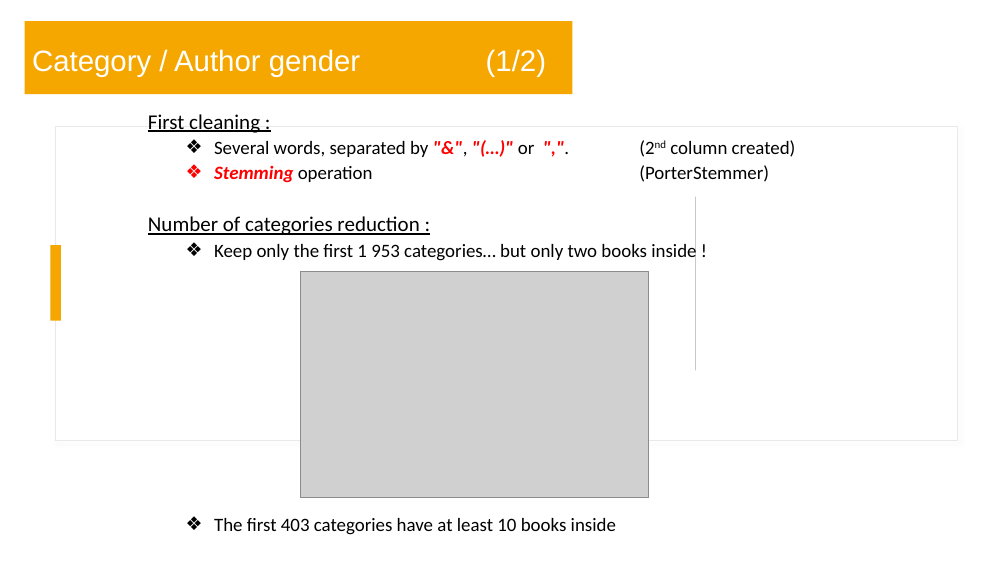
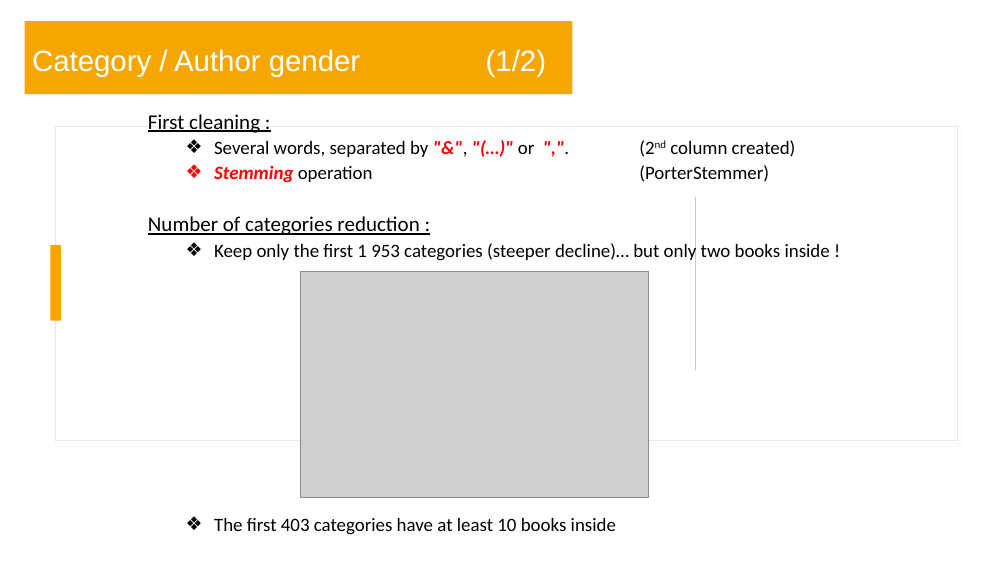
Before and after one commit to ArielNATAF/Books_project, a slide deck: slide 15 of BooksProject.pptx. Drawn at 1008x567 pixels with LibreOffice and Linux fonts; fonts in the diff are those of the drawing; grey boxes stand for pictures. Boxes give left, top, right and bottom in pixels: in the first picture for what was removed or moved away, otherwise in the second. Text is boxed around its words. In the diff, an @@ line names an element or a change of style, - is before the commit and + after.

Commit message:
Presentation pptx v3

```diff
--- a/BooksProject.pptx
+++ b/BooksProject.pptx
@@ text at <box>214,241,830,262</box>: text changed @@
-      ❖ Keep only the first 1 953 categories… but only two books inside !
+      ❖ Keep only the first 1 953 categories (steeper decline)… but only two books inside !
```
Also in this commit, not shown: 10 other slides changed, 1 slide added, 1 other file.
